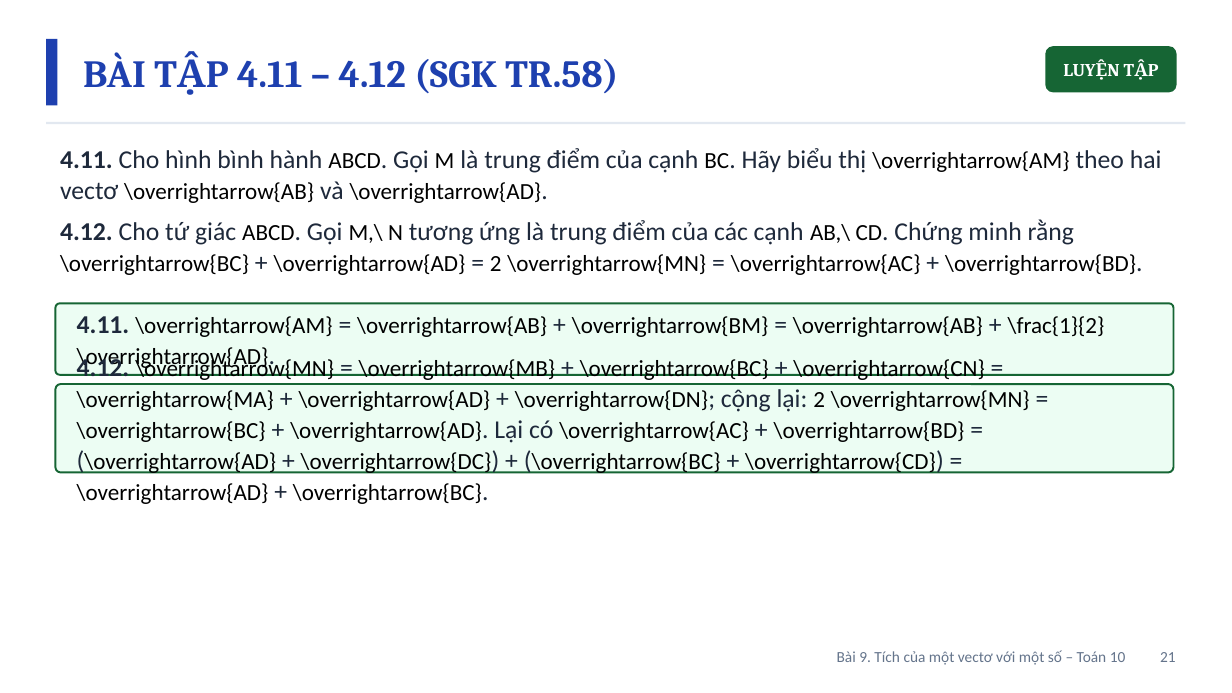
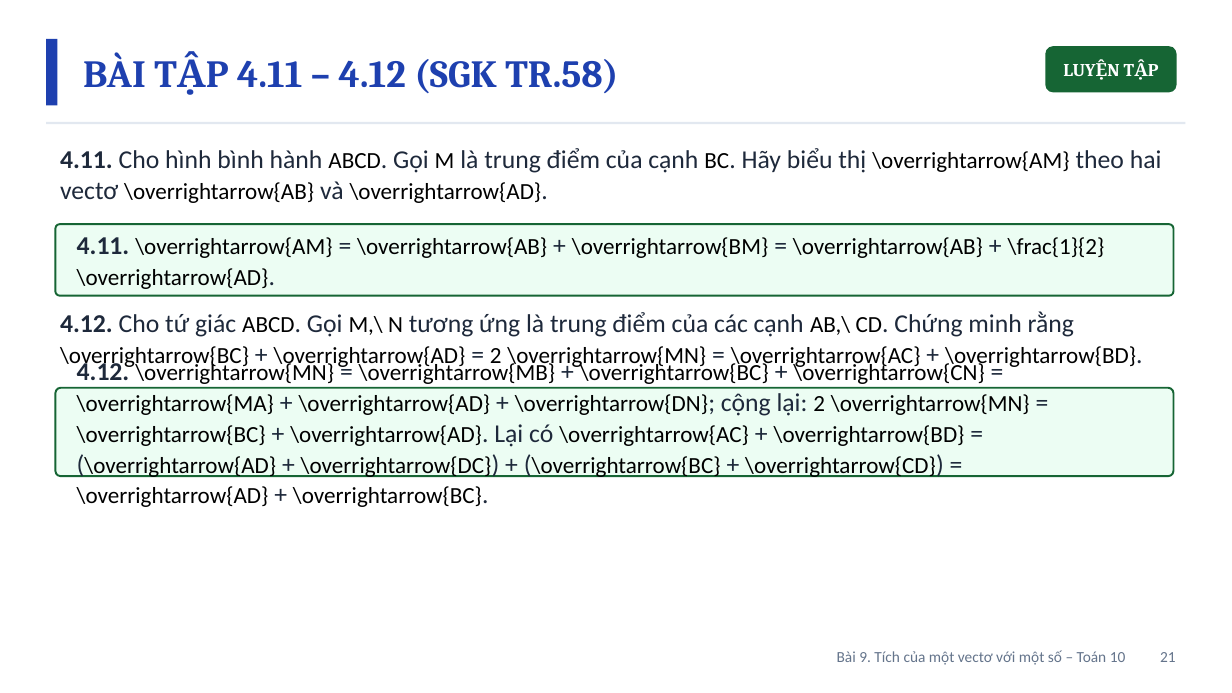
Before and after one commit to Trangtu66/Taode_thi_online, a slide deck: slide 21 of mon/toan/slide/lop10/BaiGiangDienTu_TOAN10_Bai9_TichVectoVoiMotSo_T30-31.pptx. Drawn at 1232x693 pixels with LibreOffice and Linux fonts; fonts in the diff are those of the drawing. Boxes give left, top, right and bottom in pixels: in the first picture for what was removed or moved away, otherwise in the second. Text is boxed around its words. In the diff, an @@ line names an element or a change of style, - is before the commit and + after.

```diff
--- a/mon/toan/slide/lop10/BaiGiangDienTu_TOAN10_Bai9_TichVectoVoiMotSo_T30-31.pptx
+++ b/mon/toan/slide/lop10/BaiGiangDienTu_TOAN10_Bai9_TichVectoVoiMotSo_T30-31.pptx
@@ rounded rectangle: place and size @@
-rounded rectangle at box(55, 303, 1174, 374)
+rounded rectangle at box(55, 225, 1174, 296)
@@ text at box(60, 219, 1136, 275): paragraph removed @@
-4.12. Cho tứ giác ABCD. Gọi M,\ N tương ứng là trung điểm của các cạnh AB,\ CD. Chứng minh rằng \overrightarrow{BC} + \overrightarrow{AD} = 2 \overrightarrow{MN} = \overrightarrow{AC} + \overrightarrow{BD}.
@@ text "4.11. \overrightarrow{AM} = \overrightarrow{AB} + ...": place and size @@
-text "4.11. \overrightarrow{AM} = \overrightarrow{AB} + ..." at box(77, 316, 1105, 371)
+text "4.11. \overrightarrow{AM} = \overrightarrow{AB} + ..." at box(77, 237, 1105, 289)
@@ text added at box(60, 311, 1136, 369), 18 pt, text #000000 @@
+4.12. Cho tứ giác ABCD. Gọi M,\ N tương ứng là trung điểm của các cạnh AB,\ CD. Chứng minh rằng \overrightarrow{BC} + \overrightarrow{AD} = 2 \overrightarrow{MN} = \overrightarrow{AC} + \overrightarrow{BD}.
@@ text "4.12. \overrightarrow{MN} = \overrightarrow{MB} + ...": place and size @@
-text "4.12. \overrightarrow{MN} = \overrightarrow{MB} + ..." at box(77, 355, 1030, 504)
+text "4.12. \overrightarrow{MN} = \overrightarrow{MB} + ..." at box(77, 359, 1030, 507)
@@ rounded rectangle: place and size @@
-rounded rectangle at box(55, 384, 1174, 473)
+rounded rectangle at box(55, 388, 1174, 477)
```
Also in this commit, not shown: 3 other slides changed, 7 other files.
